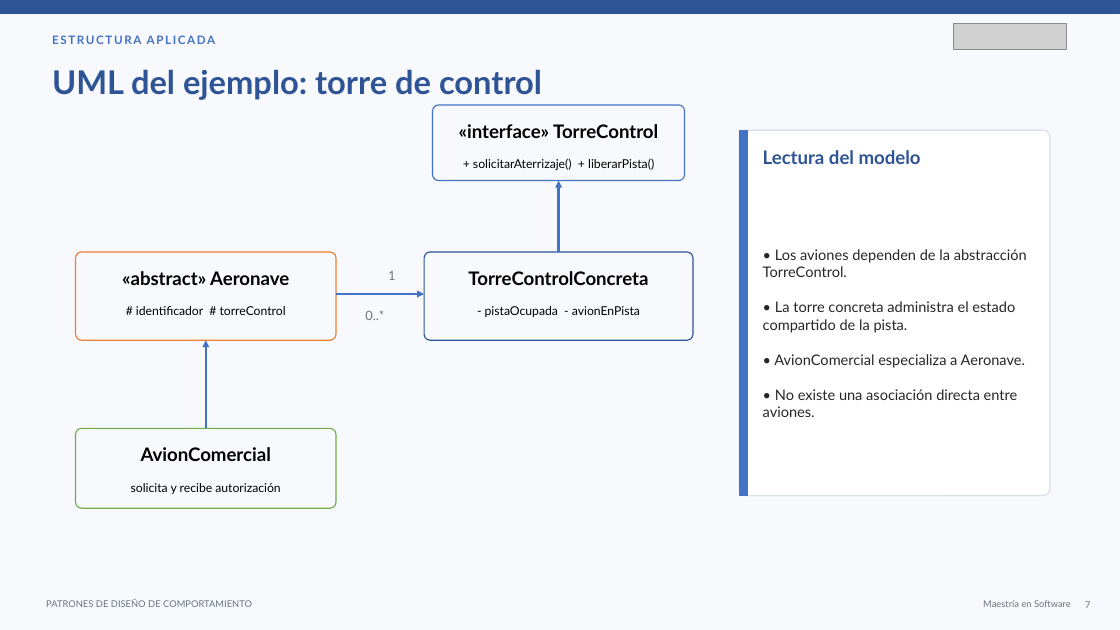
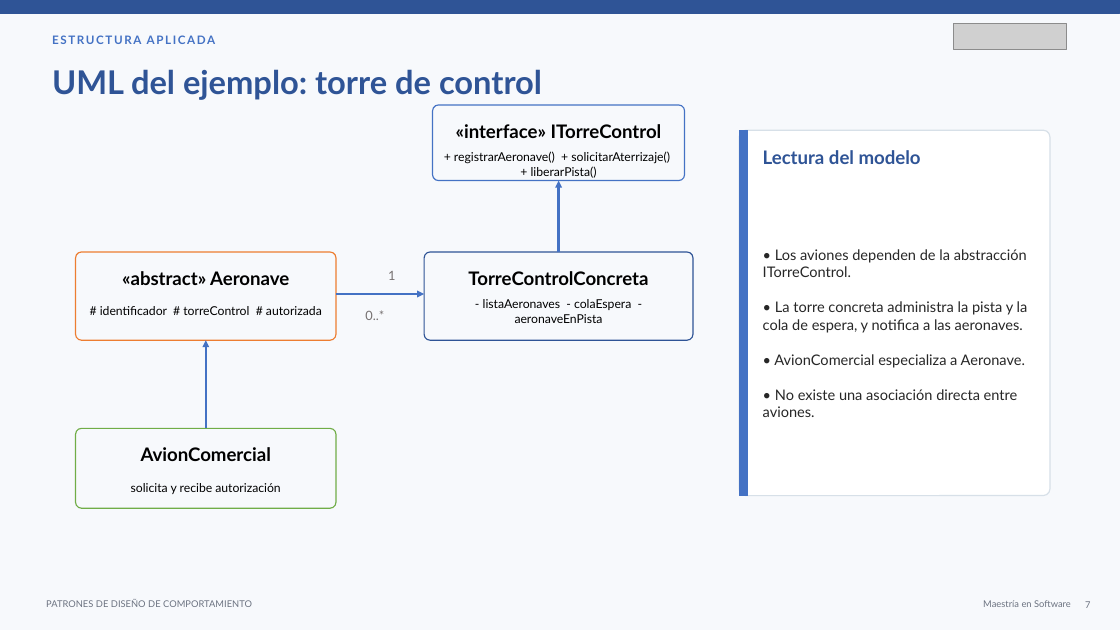
Before and after one commit to carytnas/PDS_Actividad03_Grupo02, a slide deck: slide 7 of documentacion/PDS_Actividad03_Grupo02.pptx. Drawn at 1120x630 pixels with LibreOffice and Linux fonts; fonts in the diff are those of the drawing; grey boxes stand for pictures. Boxes give left, top, right and bottom in pixels: in the first picture for what was removed or moved away, otherwise in the second. Text is boxed around its words. In the diff, an @@ line names an element or a change of style, - is before the commit and + after.

Commit message:
Mediator notifica a las aeronaves; UML y PPTX alineados con el código

```diff
--- a/documentacion/PDS_Actividad03_Grupo02.pptx
+++ b/documentacion/PDS_Actividad03_Grupo02.pptx
@@ text at (456, 124, 662, 138): text changed @@
-«interface» TorreControl
+«interface» ITorreControl
@@ text at (454, 151, 670, 178): text changed @@
-+ solicitarAterrizaje() + liberarPista()
++ registrarAeronave() + solicitarAterrizaje() + liberarPista()
@@ text at (763, 249, 1028, 333): text changed @@
-• Los aviones dependen de la abstracción TorreControl.
-• La torre concreta administra el estado compartido de la pista.
+• Los aviones dependen de la abstracción ITorreControl.
+• La torre concreta administra la pista y la cola de espera, y notifica a las aeronaves.
@@ text at (483, 299, 631, 323): text changed @@
-- pistaOcupada - avionEnPista
+- listaAeronaves - colaEspera - aeronaveEnPista
@@ text at (100, 306, 322, 315): text changed @@
-# identificador # torreControl
+# identificador # torreControl # autorizada
```
Also in this commit, not shown: 10 other slides changed, 6 other files.
